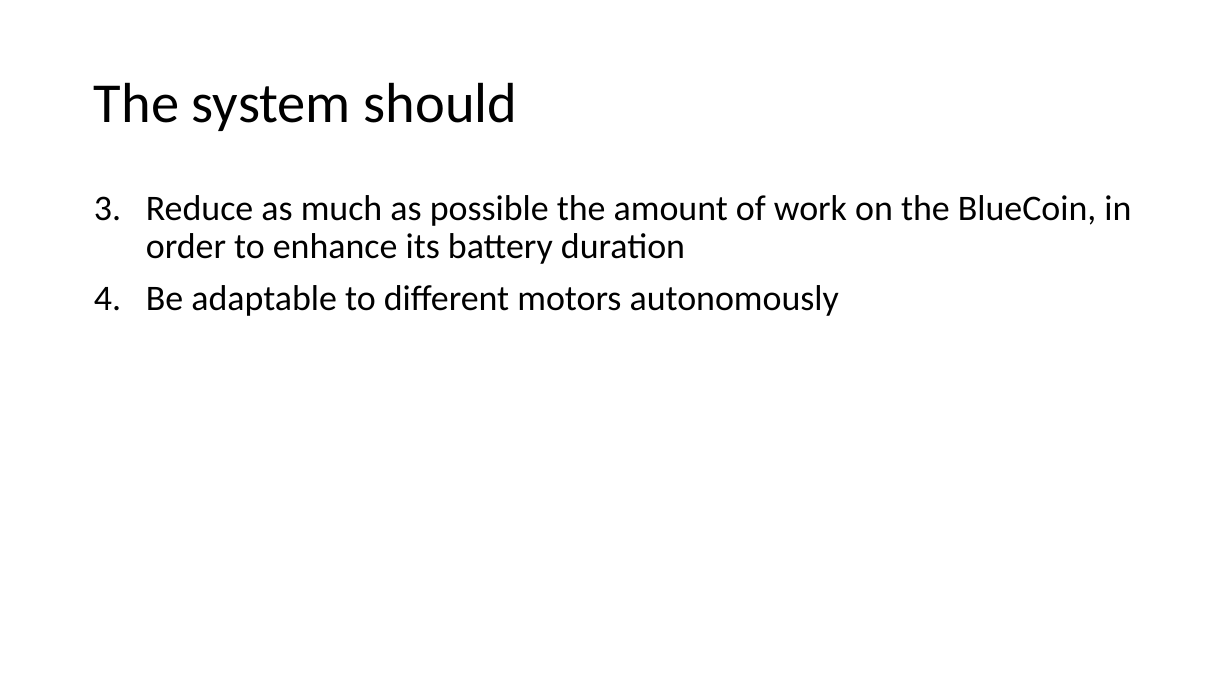
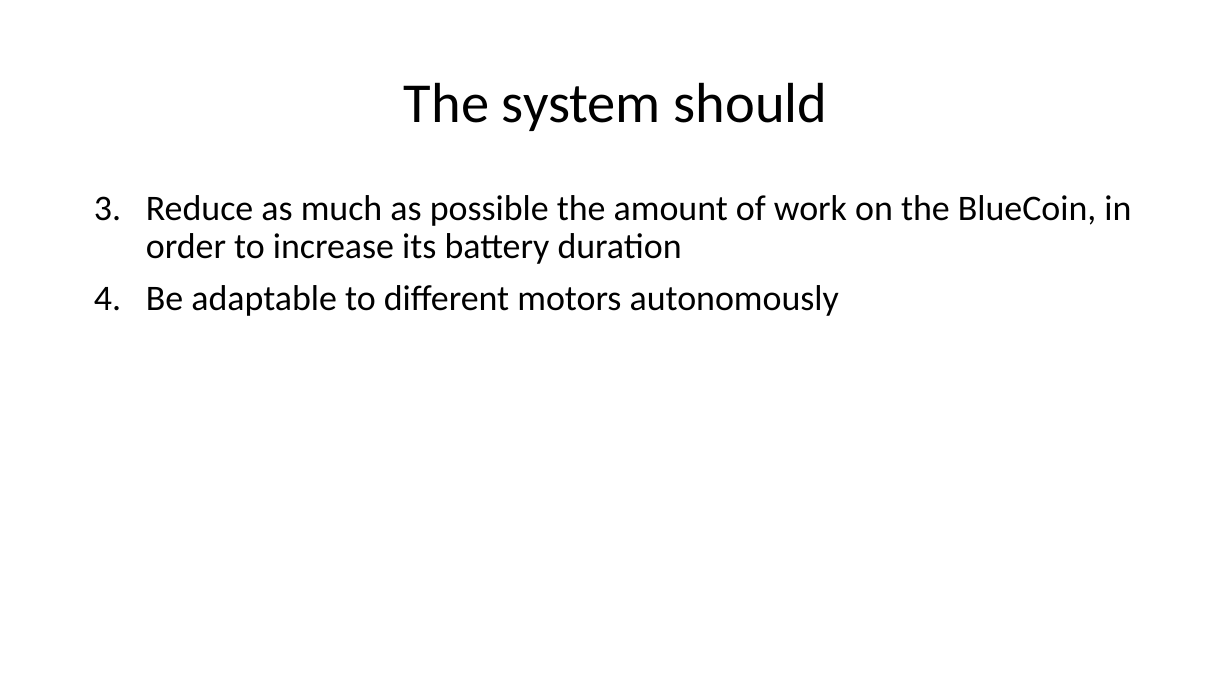
Before and after one commit to urzino/FanMonitoringBlueCoin, a slide deck: slide 4 of Pervasive_presentation_Milestone1_group8.pptx. Drawn at 1232x693 pixels with LibreOffice and Linux fonts; fonts in the diff are those of the drawing. Boxes give left, top, right and bottom in pixels: in the first picture for what was removed or moved away, otherwise in the second. Text is boxed around its words. In the diff, an @@ line names an element or a change of style, - is before the commit and + after.

```diff
--- a/Pervasive_presentation_Milestone1_group8.pptx
+++ b/Pervasive_presentation_Milestone1_group8.pptx
@@ title "The system should" at [404,82,828,131]: alignment left to centre @@
@@ text at [146,195,1131,264]: text changed @@
-3. Reduce as much as possible the amount of work on the BlueCoin, in order to enhance its battery duration
+3. Reduce as much as possible the amount of work on the BlueCoin, in order to increase its battery duration
```
Also in this commit, not shown: 8 other slides changed.
